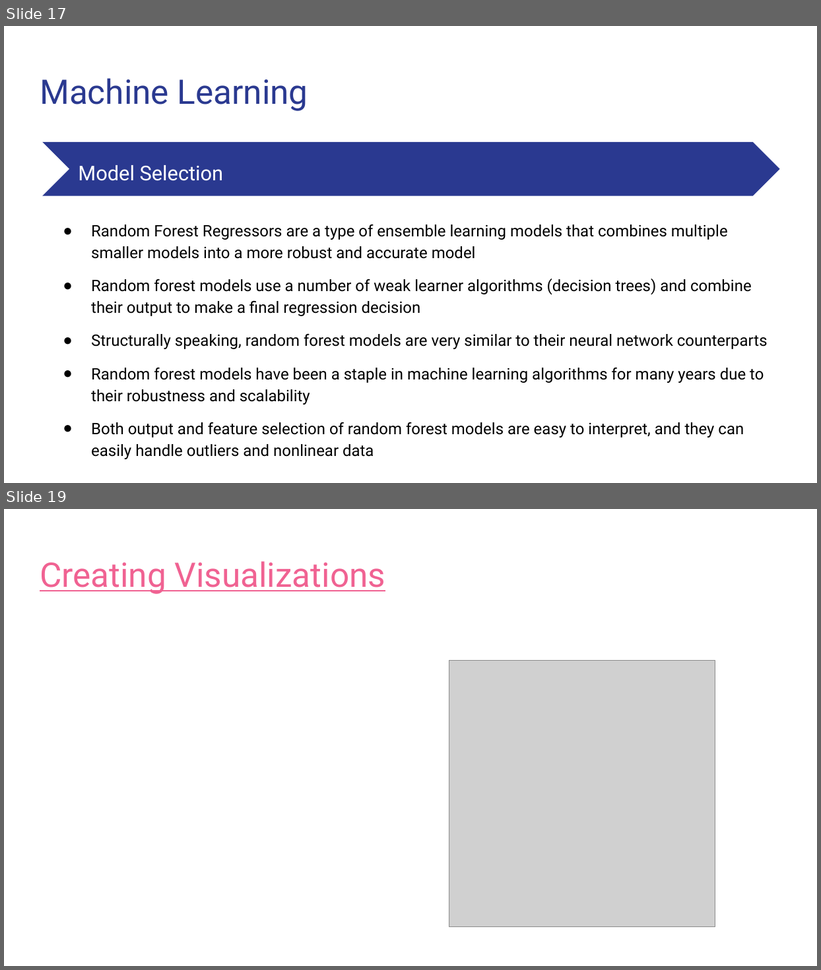
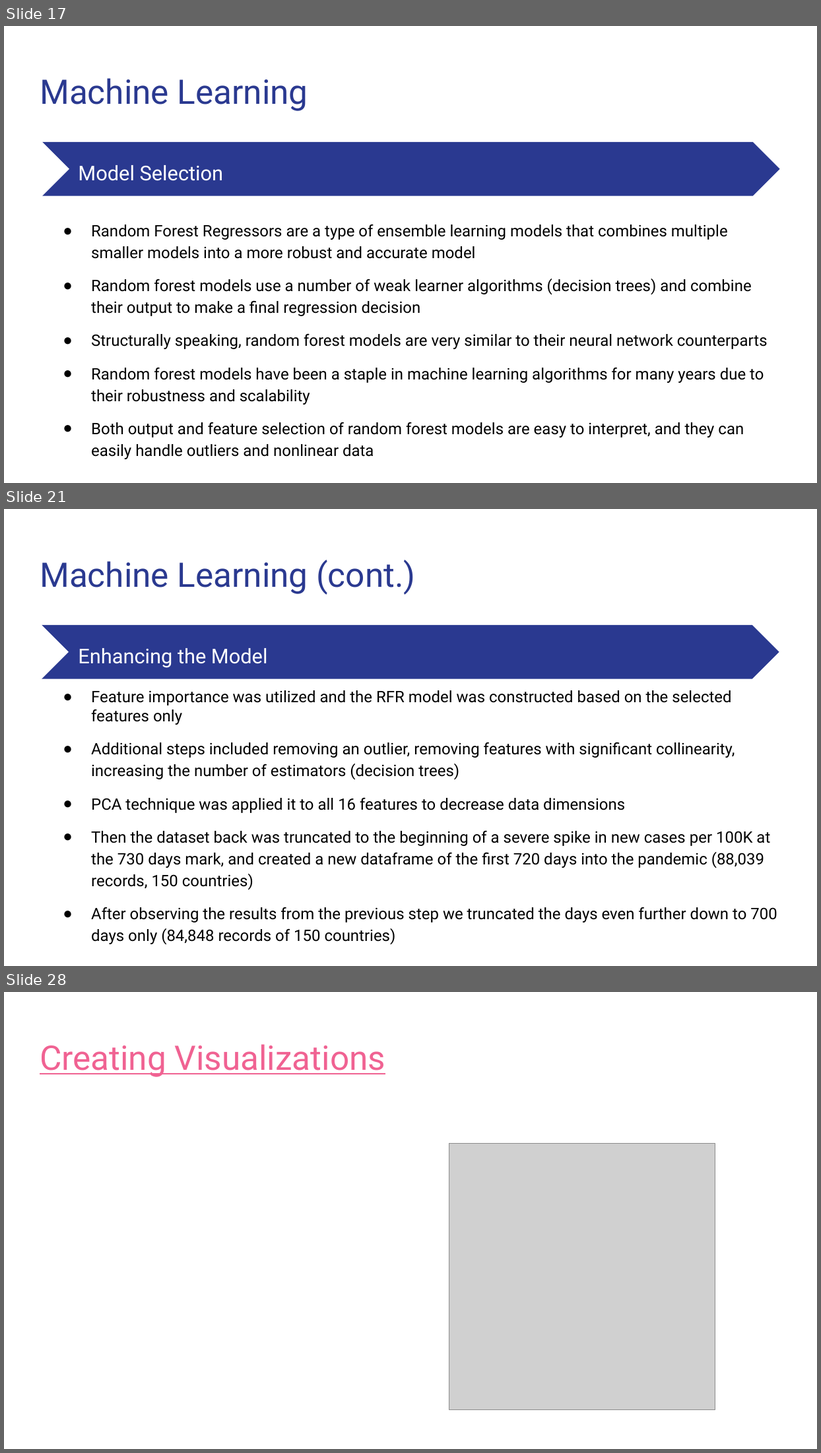
Before and after one commit to Magzzie/COVID-19_Analysis, a slide deck: COVID-19 Analysis.pptx. Shown one above the other, each under a label of ours: slides 17 and 19 before the commit, slides 17, 21 and 28 after it; the slides between them are not shown. The pictures are 821x970 and 821x1453 pixels, drawn with LibreOffice and Linux fonts; fonts in the diff are those of the drawing; grey boxes stand for pictures. Boxes give left, top, right and bottom in pixels: in the first picture for what was removed or moved away, otherwise in the second. Text is boxed around its words. In the diff, an @@ line names an element or a change of style, - is before the commit and + after.

```diff
--- a/COVID-19 Analysis.pptx
+++ b/COVID-19 Analysis.pptx
@@ slide 21 added at (4, 509, 817, 966), background #FFFFFF @@
@@ title added at (40, 560, 415, 595), 30 pt, text #2A3990 @@
+Machine Learning (cont.)
@@ chevron added at (42, 625, 780, 679), fill #2A3990 @@
@@ text added at (78, 648, 268, 668), 18 pt, text #FFFFFF @@
+Enhancing the Model
@@ text added at (91, 691, 777, 945), 14 pt, text #000000 @@
+● Feature importance was utilized and the RFR model was constructed based on the selected features only
+● Additional steps included removing an outlier, removing features with significant collinearity, increasing the number of estimators (decision trees)
+● PCA technique was applied it to all 16 features to decrease data dimensions
+● Then the dataset back was truncated to the beginning of a severe spike in new cases per 100K at the 730 days mark, and created a new dataframe of the first 720 days into the pandemic (88,039 records, 150 countries)
+● After observing the results from the previous step we truncated the days even further down to 700 days only (84,848 records of 150 countries)
@@ what was slide 19 is now slide 28 @@
```
Also in this commit, not shown: 3 slides changed, 11 other slides added, 2 slides removed.
